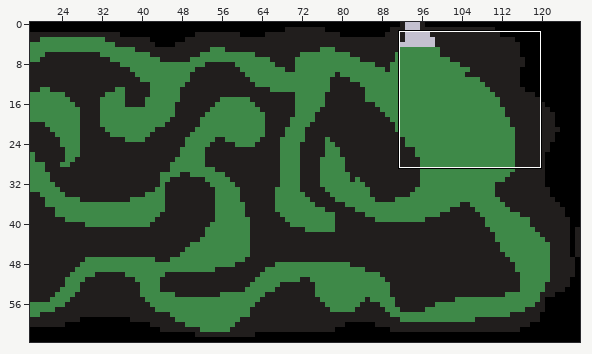
A LDtk project gets an edit: assets/level.ldtk. Above: a wide view before the commit, with the close-up outlined.
Close-up. Earlier state:
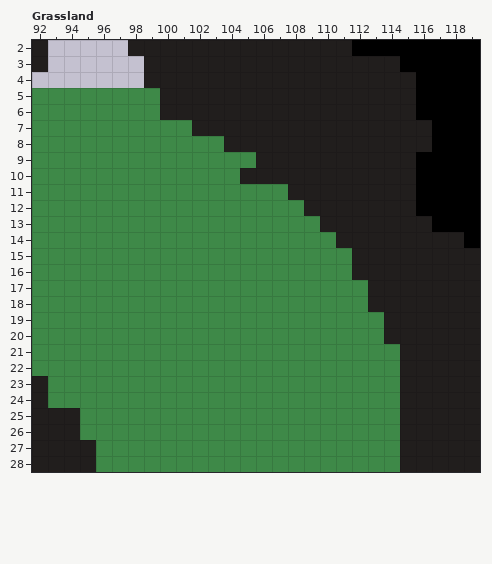
Cells are 16x16 px. Shown: Grassland x 92..119, y 2..28. The commit also changed other parts of the map, which this record leaves out.
After the commit:
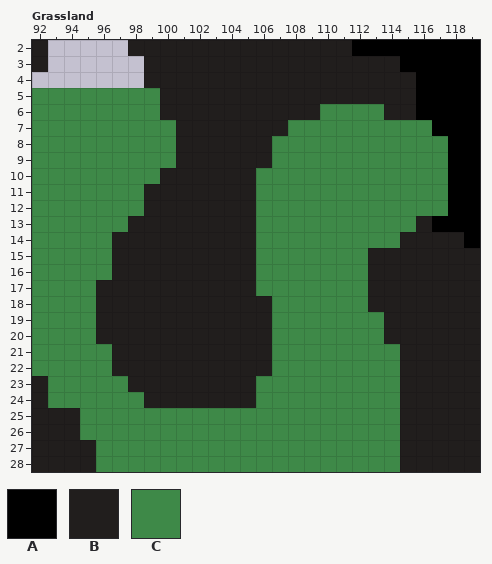
Key: from "Tiles": A 2 "PermanentWall", B 3 "Wall", C 5 "Grassland".
_ is an empty cell.
Diff:
Layer "Tiles":
The edit turns tile C into tile B in row 7 at x 101; in row 8 at x 101 to 103; in row 9 at x 101 to 105; in row 10 at x 100 to 104; in rows 11 to 12 at x 99 to 105; in row 13 at x 98 to 105.
The edit turns tile C into tile B in rows 14 to 16 at x 97 to 105; in row 17 at x 96 to 105; in rows 18 to 20 at x 96 to 106; in rows 21 to 22 at x 97 to 106; in row 23 at x 98 to 105; in row 24 at x 99 to 105.
The edit turns tile A into tile C in row 8 at x 117; in rows 9 to 12 at x 116 to 117.
The edit turns tile B into tile C in row 6 at x 110 to 113; in row 7 at x 108 to 116; in row 8 at x 107 to 116; in row 9 at x 107 to 115; in row 10 at x 106 to 115; in row 11 at x 108 to 115.
The edit turns tile B into tile C in row 12 at x 109 to 115; in row 13 at x 110 to 115; in row 14 at x 111 to 114; in rows 15 to 16 at x 112.
Changed places in both close-ups, as pixel boxes (x1, y1, x2, y2):
changed: (96, 104, 448, 408)
